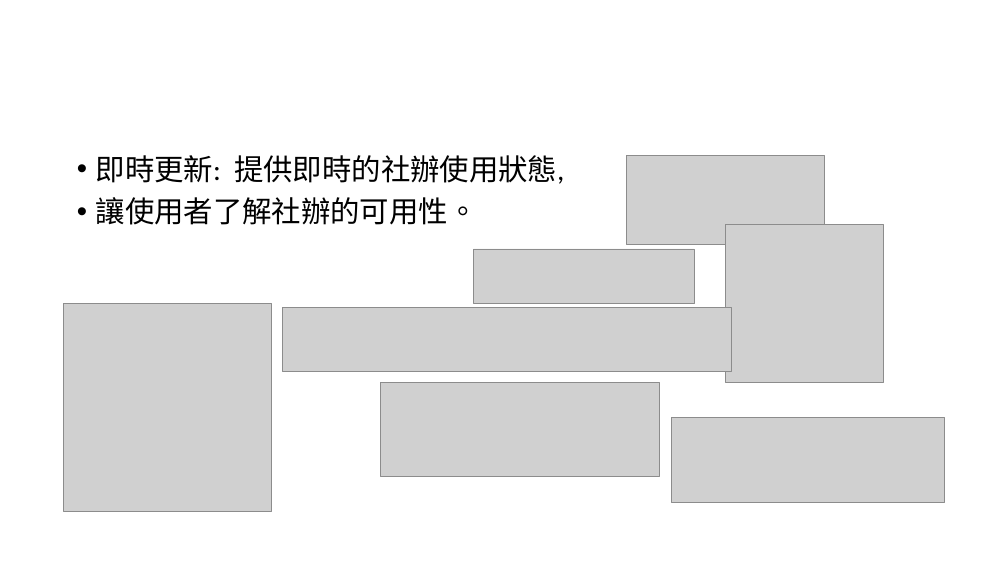
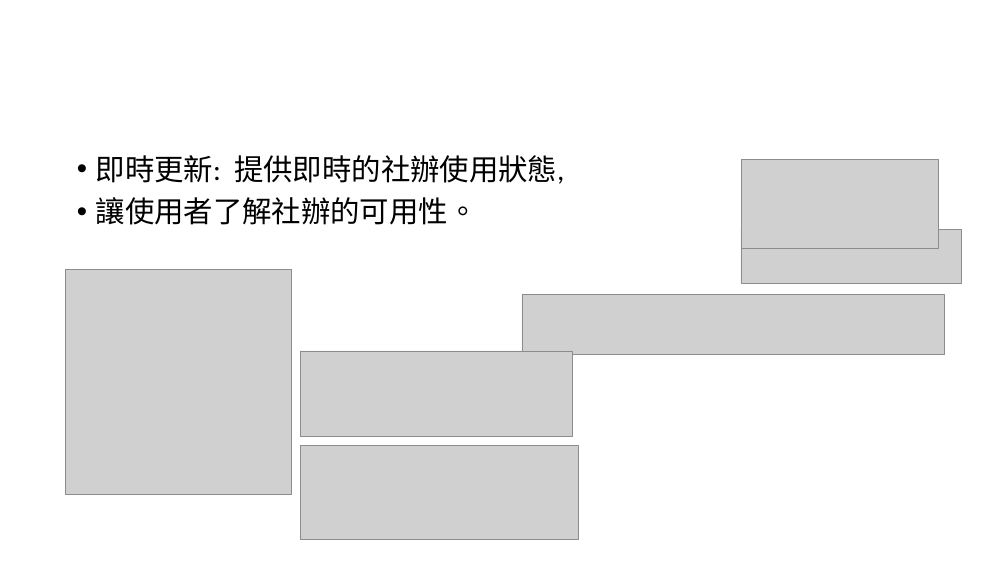
Before and after one commit to chu-yen-lin/20241127Data, a slide deck: slide 6 of 20241128簡報.pptx. Drawn at 1008x567 pixels with LibreOffice and Linux fonts; fonts in the diff are those of the drawing; grey boxes stand for pictures. Boxes give left, top, right and bottom in pixels: in the first picture for what was removed or moved away, otherwise in the second. Text is boxed around its words. In the diff, an @@ line names an element or a change of style, - is before the commit and + after.

Commit message:
202411281618

```diff
--- a/20241128簡報.pptx
+++ b/20241128簡報.pptx
@@ picture: place and size @@
-picture at (627,156,824,245)
+picture at (741,160,938,249)
@@ picture: place and size @@
-picture at (474,249,695,303)
+picture at (741,229,962,284)
@@ picture: place and size @@
-picture at (726,225,883,382)
+picture at (66,269,291,495)
@@ picture: place and size @@
-picture at (282,308,731,371)
+picture at (522,295,944,355)
@@ picture removed at (64,303,271,511) @@
@@ picture: place and size @@
-picture at (672,417,944,503)
+picture at (300,351,572,436)
@@ picture: place and size @@
-picture at (380,382,659,476)
+picture at (300,445,578,540)
```
